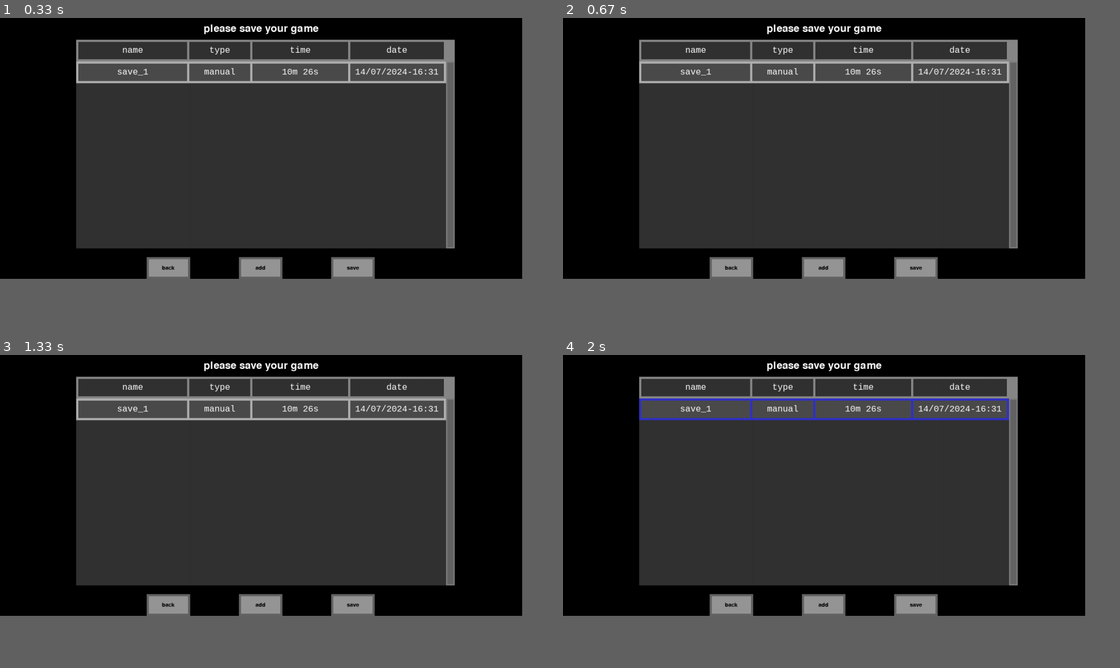
Above: before the commit, frames 1-4 (two rows, left to right).
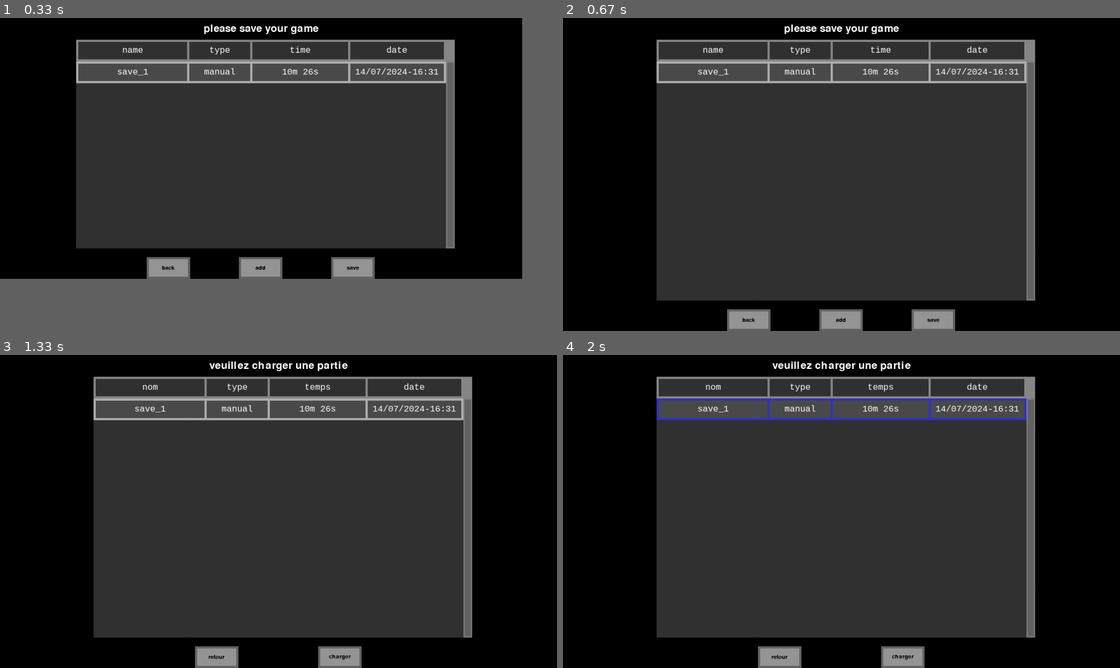
Above: after the commit, the same moments.

Repository: artieur262/Roborancon
Game: pygame game, started from teste4.py
Two runs of this game, one before a commit and one after it. Both use one fixed random seed, a clock stepped at 60 frames per second and the inputs below.
Inputs (mouse positions are in pixels of both pictures, inside the frame that each line leads up to):
- Up to frame 1 (0.33 s): no input
- Up to frame 2 (0.67 s): hold F11 from 0.33 s (still down)
- Up to frame 3 (1.33 s): release F11 at 0.8 s; hold Esc 0.83-1.3 s
- Up to frame 4 (2 s): press the mouse at (841, 408) at 1.37 s; move the mouse to (796, 408) at 1.47 s; release the mouse at (752, 408) at 1.6 s
In frame 2 the window is 900x450 before the commit and 960x540 after it. Grey fills any space a smaller window leaves; there, only what the larger window draws over its background counts as a difference.

Frame 1 is identical in both runs. In frame 2, 19% of the frame differs, in the area x 13-85%, y 2-100%; in frame 3, 19%; in frame 4, 19%.

Commit message:
ajout de la gestion du plein écran dans le menu de la gestion des auvegarde et ajout de 2 fonctions

Diff:
--- a/menu/menu_save.py
+++ b/menu/menu_save.py
@@ -1,4 +1,6 @@
 import os
+import time
+
 import pygame
 
 from interface.graphique import (
@@ -17,6 +19,8 @@
 from textures import assembleur
 from autre import save
 
+# pylint: disable=no-member
+
 
 class Save:
     """Classe pour les utilisateurs"""
@@ -24,14 +28,14 @@
     def __init__(
         self,
         name: str,
-        type: str,
+        type_: str,
         date_creation: str,
         temps: int,
         coordonnee: list[int, int],
     ):
         self.name = name
         self.date = date_creation
-        self.type = type
+        self.type = type_
         self.temps = temps
         self.actualise_graphique(coordonnee)
 
@@ -537,10 +541,16 @@
         souris: Souris, clavier: Clavier, lien_save: str, mode: str, langue: str
     ) -> str:
         """Fonction principale"""
+
         menu = MenuSave(lien_save, mode, langue)
         while True:
             event = actualise_event(clavier, souris)
             action, valeur = menu.actualise(souris, clavier)
+            if clavier.get_pression(pygame.K_ESCAPE) == "vien_presser":
+                return "retour"
+            if clavier.get_pression(pygame.K_F11) == "vien_presser":
+                change_fullscreen()
+                event.add("redimentione")
             if "quitter" in event:
                 return "retour", None
             if "redimentione" in event:
@@ -600,3 +610,16 @@
     if not sorti:
         sorti = "0s"
     return sorti[:-1]
+
+
+def convertir_date(date: time.struct_time) -> str:
+    """Convertit la date en str"""
+    return (
+        f"{date.tm_mday}/{date.tm_mon}/{date.tm_year}"
+        + f" {date.tm_hour}:{date.tm_min}"
+    )
+
+
+def ajoute_save(lien_save: str, info: dict[str, any]):
+    """Ajoute une sauvegarde"""
+    save.save_json(lien_save + "/" + info["name"] + "/info.json", info)
